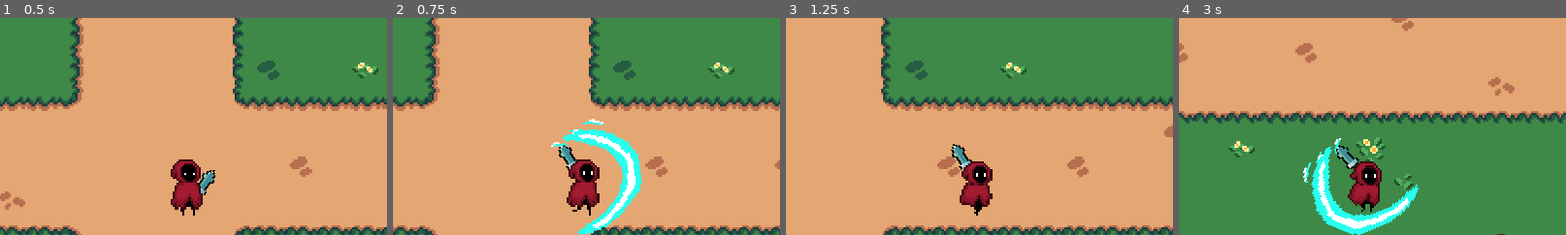
Above: before the commit, frames 1-4 (left to right).
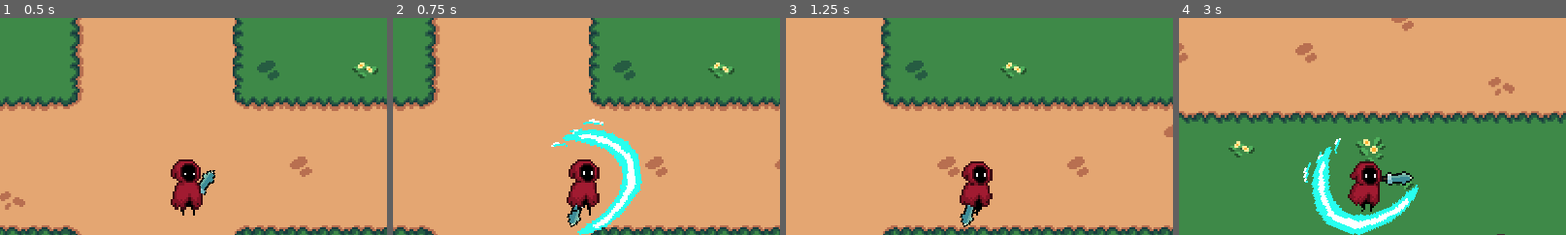
Above: after the commit, the same moments.

Repository: Jerga99/godot-2d-game-course
Game: Godot game, scene res://scenes/play_scene.tscn
Same seed, same stepped clock (60 frames per second), same inputs: the game is played once before the commit and once after it.
Inputs (mouse positions are % of the whole screen's width and height, from its top left):
- Up to frame 1 (0.5 s): no input
- Up to frame 2 (0.75 s): move the mouse to (72, 45) at 0.52 s; hold D (right) from 0.53 s (still down); tap 1 (ability_1) at 0.6 s
- Up to frame 3 (1.25 s): keep holding D (right)
- Up to frame 4 (3 s): move the mouse to (30, 55) at 1.27 s; release D (right) at 1.28 s; hold S (down) 1.28-2.03 s; tap 2 (ability_2) at 1.35 s; move the mouse to (60, 28) at 2.02 s; hold D (right) 2.03-2.78 s; tap 3 (ability_3) at 2.1 s; move the mouse to (45, 70) at 2.77 s; hold W (up) from 2.78 s (still down); tap 1 (ability_1) at 2.85 s
The pictures show only the part of the screen within x 26-76%, y 12-62%; the shares and areas given below are measured in that part.

Frame 1 is identical in both runs. In frame 2, 0.5% of the frame differs, in the area x 42-50%, y 58-97%; in frame 3, 0.6%; in frame 4, 0.7%, in the area x 40-61%, y 58-78%.

Commit message:
Clone weapon

Diff:
--- a/scripts/ability/manifest/slash_manifest.gd
+++ b/scripts/ability/manifest/slash_manifest.gd
@@ -1,11 +1,12 @@
 class_name SlashManifest
 extends AbilityManifest
 
+static var alternate_slash: bool = true
 @export var rotation_offset: float = 45.0
 
+var cloned_weapon: Node2D
+
 @onready var animated_sprite: AnimatedSprite2D = $AnimatedSprite2D
-
-static var alternate_slash: bool = true
 
 func _activate(context: AbilityContext):
 	var mouse_pos = get_viewport().get_camera_2d().get_global_mouse_position()
@@ -17,18 +18,31 @@
 	var weapon = context.caster.get_node("Weapon") as Node2D
 
 	if weapon != null:
+		weapon.hide()
 		var base_angle = (mouse_pos - context.caster.global_position).angle()
 		var offset_rad = deg_to_rad(rotation_offset)
 
-		if alternate_slash:
+		if !alternate_slash:
 			offset_rad = -offset_rad
 
 		var weapon_angle = base_angle + offset_rad
 		var weapon_direction = Vector2(cos(weapon_angle), sin(weapon_angle))
 
-		weapon.global_position  = context.caster.global_position + weapon_direction * 15.0
-		weapon.rotation = weapon_angle + PI / 2
+		cloned_weapon = weapon.duplicate()
+		cloned_weapon.show()
+		context.caster.add_child((cloned_weapon))
+
+		cloned_weapon.global_position  = context.caster.global_position + weapon_direction * 15.0
+		cloned_weapon.rotation = weapon_angle + PI / 2
 
 func _process(delta):
 	if animated_sprite.frame_progress >= 1.0:
-		queue_free()
+		_finish_attack()
+
+func _finish_attack():
+	hide()
+	if cloned_weapon:
+		await get_tree().create_timer(0.25).timeout
+		cloned_weapon.queue_free()
+
+	queue_free()
